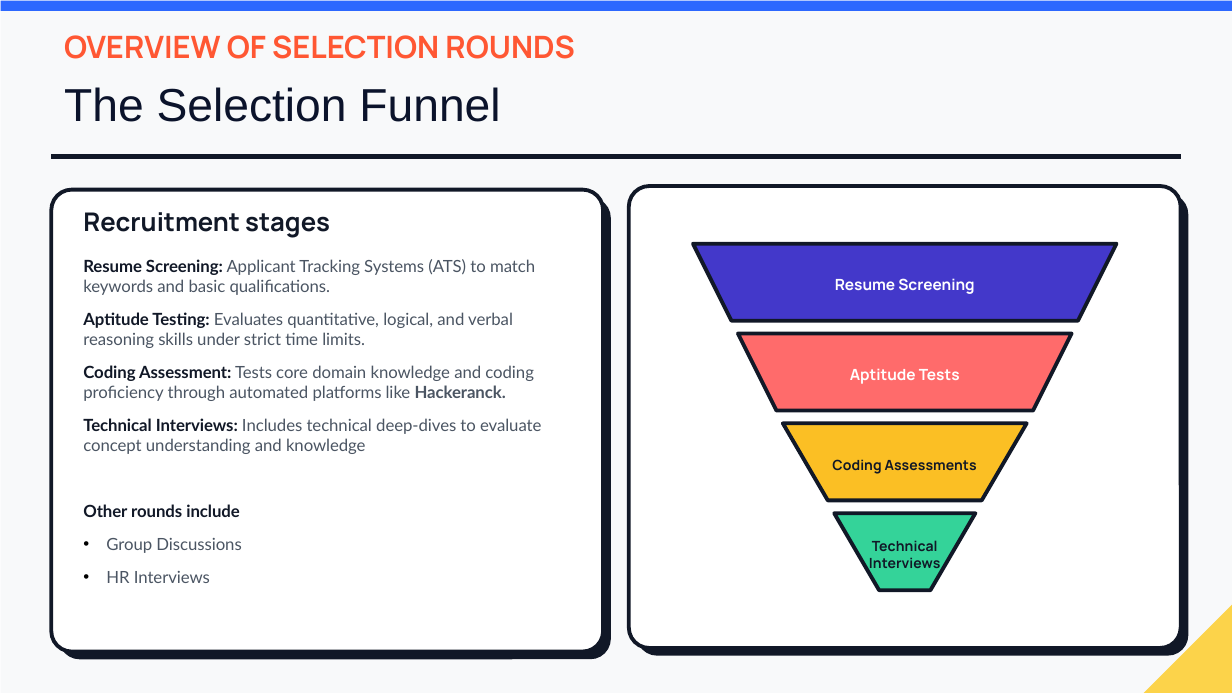
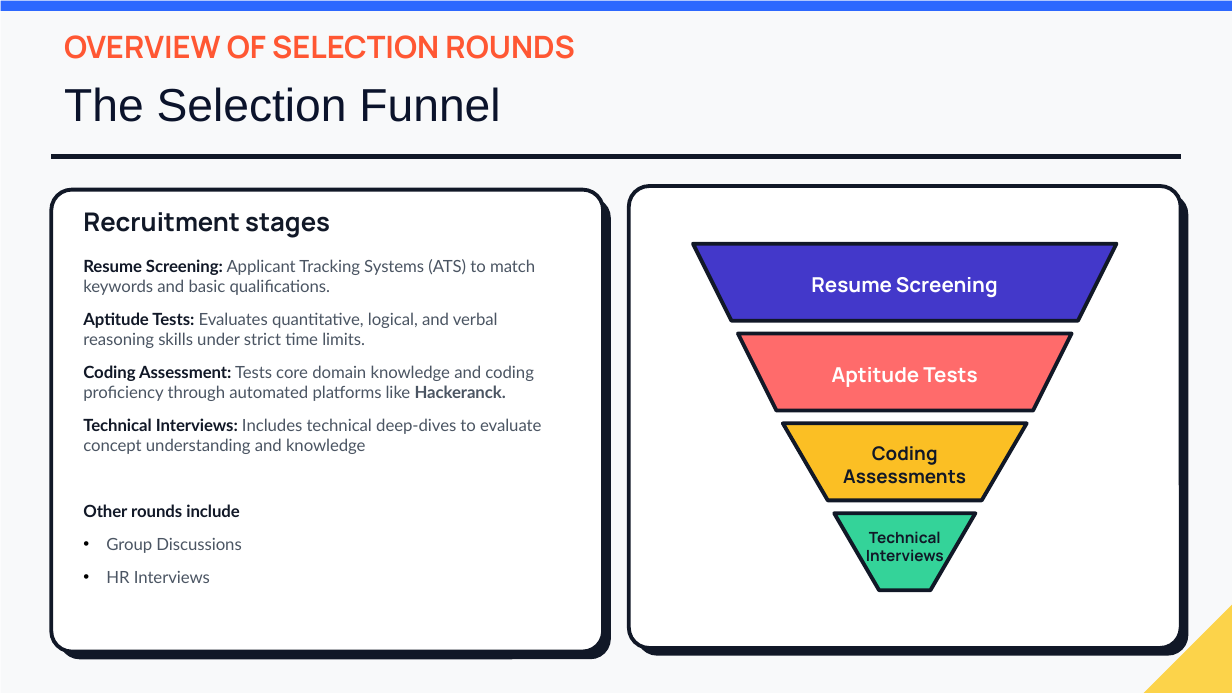
Before and after one commit to brinda-25/workshop, a slide deck: slide 6 of Day1/Campus_to_Company.pptx. Drawn at 1232x693 pixels with LibreOffice and Linux fonts; fonts in the diff are those of the drawing; background and template pictures are left out. Boxes give left, top, right and bottom in pixels: in the first picture for what was removed or moved away, otherwise in the second. Text is boxed around its words. In the diff, an @@ line names an element or a change of style, - is before the commit and + after.

Commit message:
Updated resume readiness section

```diff
--- a/Day1/Campus_to_Company.pptx
+++ b/Day1/Campus_to_Company.pptx
@@ text "Resume Screening" at <box>811,277,998,297</box>: size 9 to 12 pt @@
@@ text at <box>83,312,498,348</box>: text changed @@
-Aptitude Testing: Evaluates quantitative, logical, and verbal reasoning skills under strict time limits.
+Aptitude Tests: Evaluates quantitative, logical, and verbal reasoning skills under strict time limits.
@@ text "Aptitude Tests" at <box>832,367,977,387</box>: size 9 to 12 pt @@
@@ text "Coding Assessments" at <box>843,446,966,484</box>: size 8.2 to 11 pt @@
@@ text "Technical Interviews": place and size @@
-text "Technical Interviews" at <box>869,540,940,572</box>
+text "Technical Interviews" at <box>866,531,944,567</box>
@@ text "Technical Interviews" at <box>866,531,944,567</box>: size 8.2 to 9 pt @@
```
Also in this commit, not shown: 17 other slides changed, 6 slides added, 1 slide removed.
